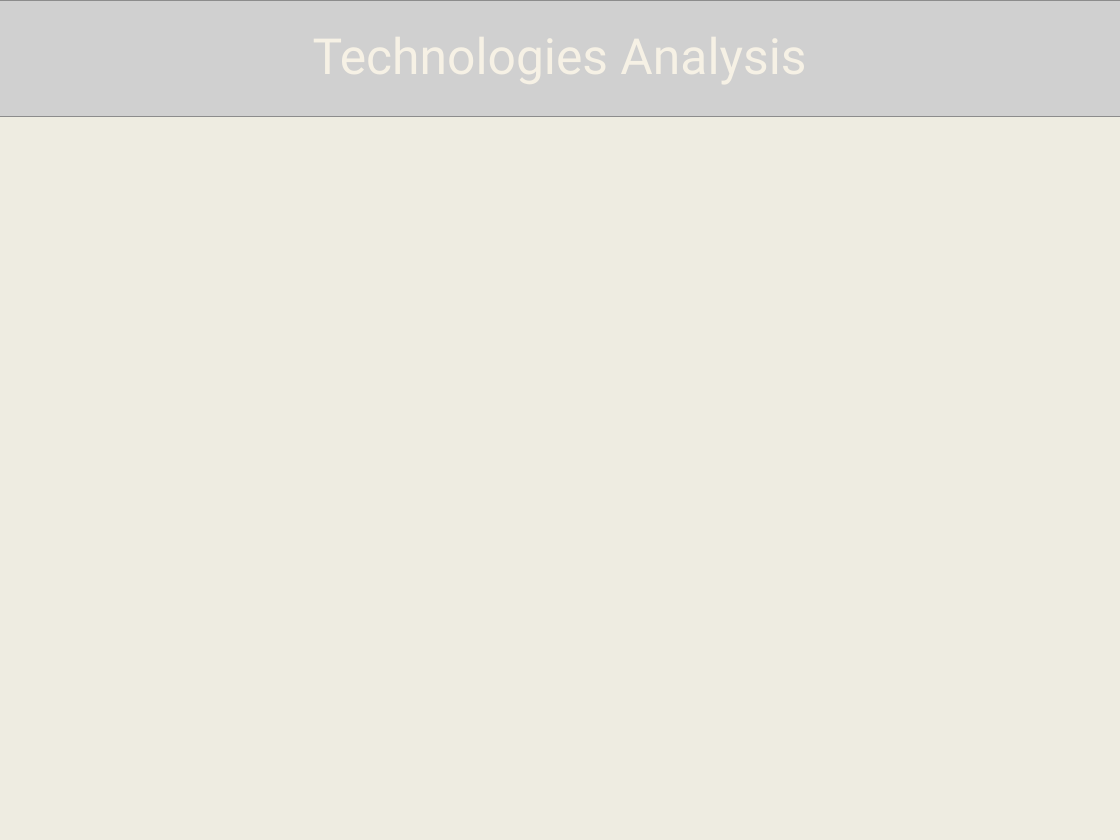
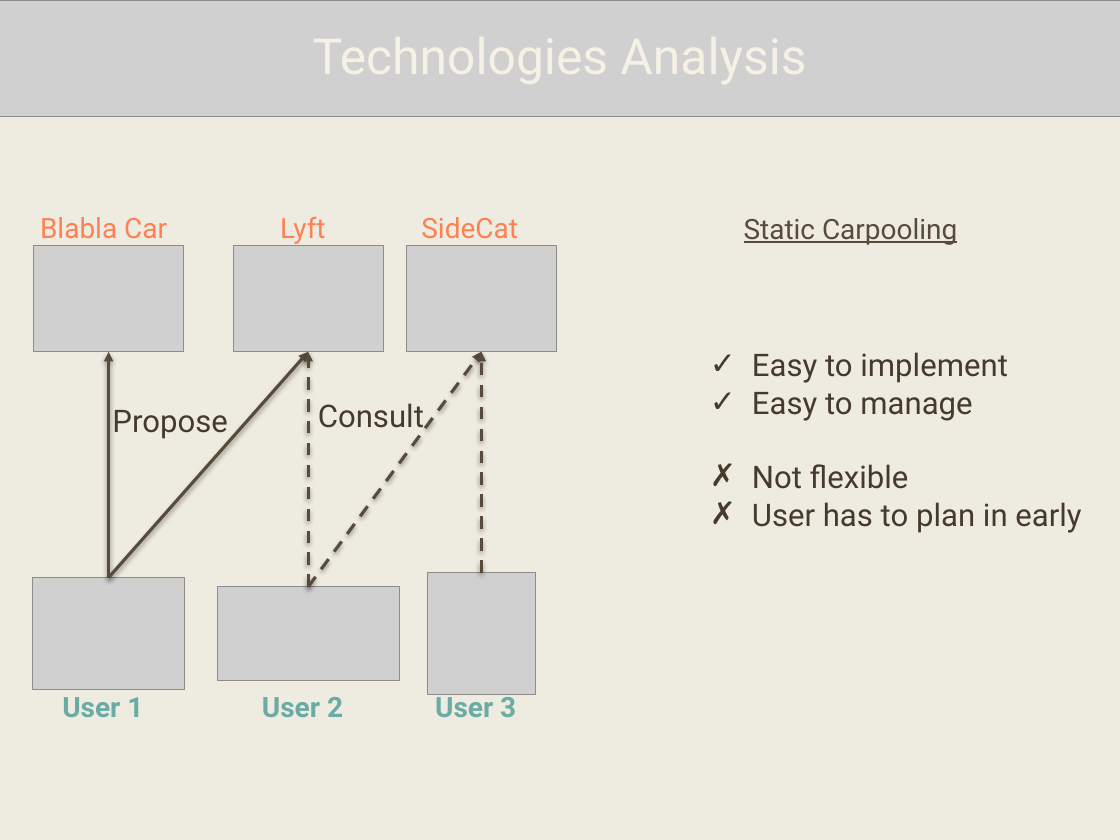
Before and after one commit to Massine/MyChe, a slide deck: slide 10 of GMS FINALE PRESENTATION.pptx. Drawn at 1120x840 pixels with LibreOffice and Linux fonts; fonts in the diff are those of the drawing; grey boxes stand for pictures. Boxes give left, top, right and bottom in pixels: in the first picture for what was removed or moved away, otherwise in the second. Text is boxed around its words. In the diff, an @@ line names an element or a change of style, - is before the commit and + after.

Commit message:
Final presentation

```diff
--- a/GMS FINALE PRESENTATION.pptx
+++ b/GMS FINALE PRESENTATION.pptx
@@ text added at (x1=744, y1=218, x2=957, y2=245), 18 pt, text #594B3B, underline @@
+Static Carpooling
@@ text added at (x1=752, y1=352, x2=1081, y2=533), 20 pt, text #463A2D @@
+✓ Easy to implement
+✓ Easy to manage
+✗ Not flexible
+✗ User has to plan in early
@@ group added at (x1=32, y1=217, x2=557, y2=717): 8 texts, 6 pictures, 5 arrows @@
+Blabla Car
+Lyft
+SideCat
+User 1
+User 2
+User 3
+Propose
+Consult
```
Also in this commit, not shown: 1 other slide changed, 1 slide added, 1 slide removed.
